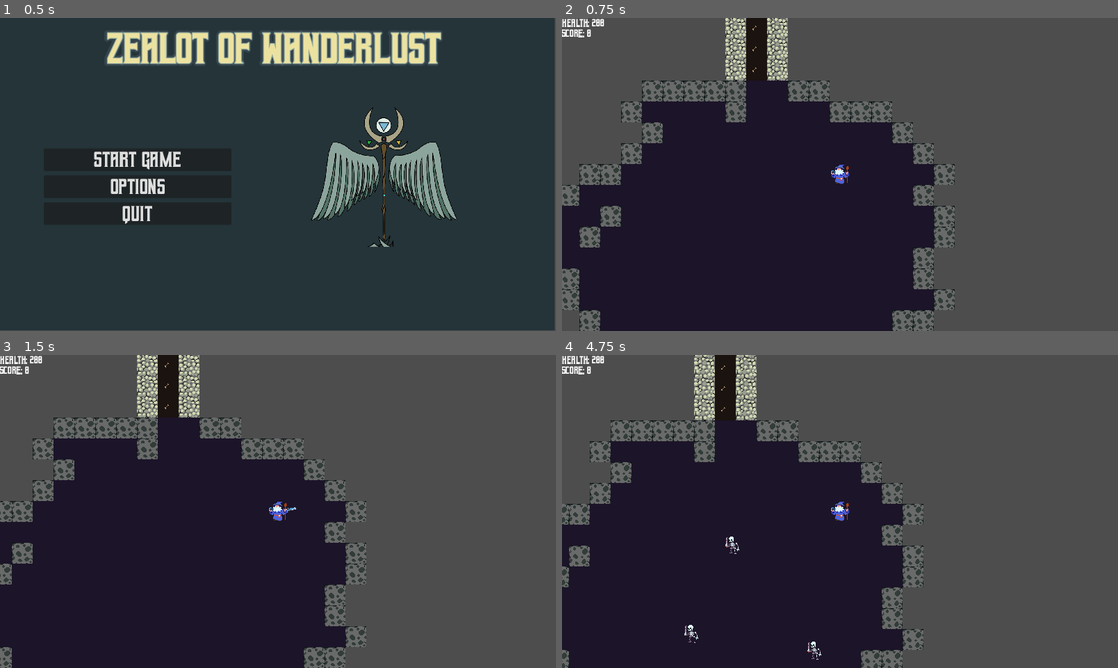
Above: before the commit, frames 1-4 (two rows, left to right).
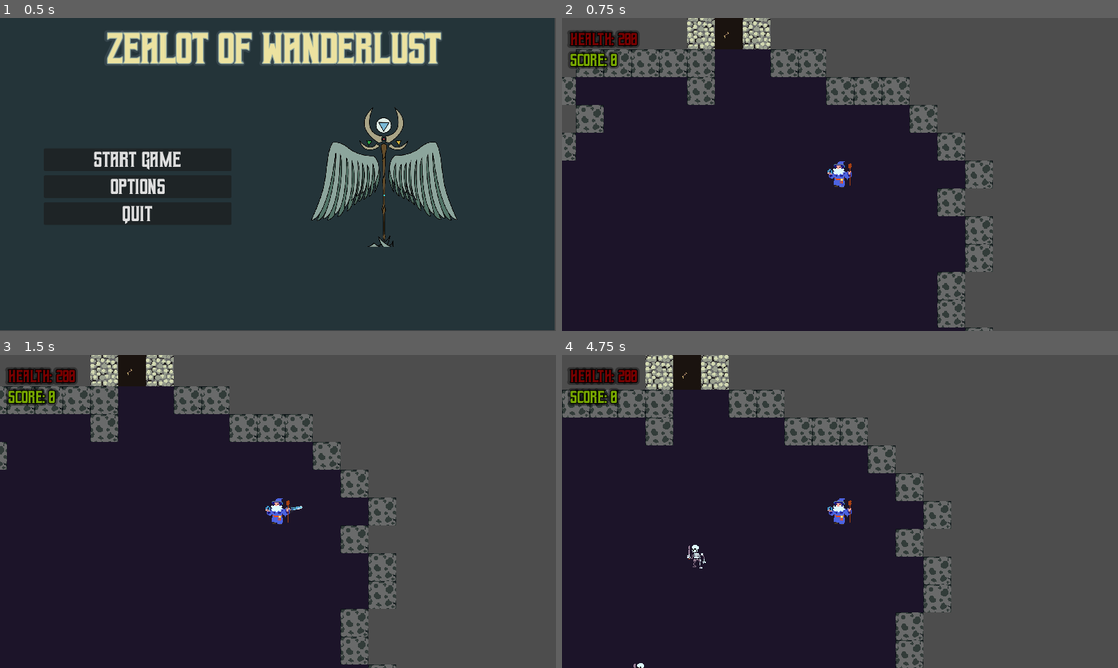
Above: after the commit, the same moments.

Repository: WizardsNStuff/Zealot-of-Wanderlust
Game: Godot game, scene res://Scenes/wizard_game.tscn
Same seed, same stepped clock (60 frames per second), same inputs: the game is played once before the commit and once after it.
Inputs:
- Up to frame 1 (0.5 s): no input
- Up to frame 2 (0.75 s): click "Start game" at 0.5 s
- Up to frame 3 (1.5 s): tap Enter at 1.25 s; hold D (ui_right) from 1.28 s (still down); tap Space (attack) at 1.35 s
- Up to frame 4 (4.75 s): release D (ui_right) at 2.03 s; hold S (ui_down) 2.03-2.78 s; tap Space (attack) every 0.75 s from 2.1 to 4.35 s; hold D (ui_right) 2.78-3.53 s; hold W (ui_up) 3.53-4.28 s; hold A (ui_left) from 4.28 s (still down)

Frame 1 is identical in both runs. In frame 2, 24% of the frame differs, in the area x 0-78%, y 0-100%; in frame 3, 20%; in frame 4, 19%.

Commit message:
fixed key mechanic - now key is given when last enemy is killed - changed score and health label - added key animation - fixed stair entering mechanic

Diff:
--- a/zealot-of-wanderlust/Enemy Testing/enemy_1.gd
+++ b/zealot-of-wanderlust/Enemy Testing/enemy_1.gd
@@ -20,7 +20,9 @@
 	health -= damage_amount
 	if health <= 0:
 		controller.update_score(score)
-		queue_free()
+		if controller.check_key_status():
+			controller.give_player_key()
+		self.queue_free()
 
 func startCooldown(delta: float) -> void:
 	if cooldown > 0:
--- a/zealot-of-wanderlust/Scenes/player.tscn
+++ b/zealot-of-wanderlust/Scenes/player.tscn
@@ -195,4 +195,4 @@
 }
 
 [node name="Camera2D" type="Camera2D" parent="."]
-zoom = Vector2(1.5, 1.5)
+zoom = Vector2(2, 2)
--- a/zealot-of-wanderlust/Scenes/view.tscn
+++ b/zealot-of-wanderlust/Scenes/view.tscn
@@ -1,20 +1,303 @@
-[gd_scene load_steps=6 format=3 uid="uid://b2hi00650vmq1"]
+[gd_scene load_steps=36 format=3 uid="uid://b2hi00650vmq1"]
 
 [ext_resource type="Script" path="res://Scripts/view.gd" id="1_yc6w3"]
 [ext_resource type="PackedScene" uid="uid://m28273i40xcl" path="res://Scenes/main_menu.tscn" id="2_v62gn"]
 [ext_resource type="PackedScene" uid="uid://bu75n3pwlpxd4" path="res://Scenes/game_over.tscn" id="3_vdvbm"]
 [ext_resource type="FontFile" uid="uid://dguq661xgdfvr" path="res://Assets/Geizer.otf" id="4_x16ur"]
-
-[sub_resource type="LabelSettings" id="LabelSettings_agan8"]
+[ext_resource type="Texture2D" uid="uid://c7mr1dlng224o" path="res://Assets/key_32x32_24f.png" id="5_wn1ll"]
+
+[sub_resource type="LabelSettings" id="LabelSettings_p1aeb"]
+line_spacing = 5.0
 font = ExtResource("4_x16ur")
-font_size = 25
-
-[node name="View" type="CanvasLayer" node_paths=PackedStringArray("main_menu_node", "game_over_node", "health_label", "score_label")]
+font_size = 40
+font_color = Color(0.47451, 0, 0, 1)
+outline_size = 8
+outline_color = Color(0, 0, 0, 1)
+shadow_size = 25
+shadow_color = Color(0, 0, 0, 0.352941)
+shadow_offset = Vector2(-1, 0)
+
+[sub_resource type="LabelSettings" id="LabelSettings_i30tg"]
+line_spacing = 5.0
+font = ExtResource("4_x16ur")
+font_size = 40
+font_color = Color(0.47451, 0.666667, 0, 1)
+outline_size = 8
+outline_color = Color(0, 0, 0, 1)
+shadow_size = 25
+shadow_color = Color(0, 0, 0, 0.352941)
+shadow_offset = Vector2(-1, 0)
+
+[sub_resource type="AtlasTexture" id="AtlasTexture_hvp3n"]
+atlas = ExtResource("5_wn1ll")
+region = Rect2(0, 0, 32, 32)
+
+[sub_resource type="AtlasTexture" id="AtlasTexture_t44sx"]
+atlas = ExtResource("5_wn1ll")
+region = Rect2(32, 0, 32, 32)
+
+[sub_resource type="AtlasTexture" id="AtlasTexture_25fgi"]
+atlas = ExtResource("5_wn1ll")
+region = Rect2(64, 0, 32, 32)
+
+[sub_resource type="AtlasTexture" id="AtlasTexture_3dmoj"]
+atlas = ExtResource("5_wn1ll")
+region = Rect2(96, 0, 32, 32)
+
+[sub_resource type="AtlasTexture" id="AtlasTexture_fphaf"]
+atlas = ExtResource("5_wn1ll")
+region = Rect2(128, 0, 32, 32)
+
+[sub_resource type="AtlasTexture" id="AtlasTexture_yv2pf"]
+atlas = ExtResource("5_wn1ll")
+region = Rect2(160, 0, 32, 32)
+
+[sub_resource type="AtlasTexture" id="AtlasTexture_gqdt5"]
+atlas = ExtResource("5_wn1ll")
+region = Rect2(192, 0, 32, 32)
+
+[sub_resource type="AtlasTexture" id="AtlasTexture_jhv4j"]
+atlas = ExtResource("5_wn1ll")
+region = Rect2(224, 0, 32, 32)
+
+[sub_resource type="AtlasTexture" id="AtlasTexture_6emao"]
+atlas = ExtResource("5_wn1ll")
+region = Rect2(256, 0, 32, 32)
+
+[sub_resource type="AtlasTexture" id="AtlasTexture_c6r4e"]
+atlas = ExtResource("5_wn1ll")
+region = Rect2(288, 0, 32, 32)
+
+[sub_resource type="AtlasTexture" id="AtlasTexture_ps0pm"]
+atlas = ExtResource("5_wn1ll")
+region = Rect2(320, 0, 32, 32)
+
+[sub_resource type="AtlasTexture" id="AtlasTexture_huojr"]
+atlas = ExtResource("5_wn1ll")
+region = Rect2(352, 0, 32, 32)
+
+[sub_resource type="AtlasTexture" id="AtlasTexture_t07b7"]
+atlas = ExtResource("5_wn1ll")
+region = Rect2(384, 0, 32, 32)
+
+[sub_resource type="AtlasTexture" id="AtlasTexture_m8yxu"]
+atlas = ExtResource("5_wn1ll")
+region = Rect2(416, 0, 32, 32)
+
+[sub_resource type="AtlasTexture" id="AtlasTexture_4ylhk"]
+atlas = ExtResource("5_wn1ll")
+region = Rect2(448, 0, 32, 32)
+
+[sub_resource type="AtlasTexture" id="AtlasTexture_8ojob"]
+atlas = ExtResource("5_wn1ll")
+region = Rect2(480, 0, 32, 32)
+
+[sub_resource type="AtlasTexture" id="AtlasTexture_itw44"]
+atlas = ExtResource("5_wn1ll")
+region = Rect2(512, 0, 32, 32)
+
+[sub_resource type="AtlasTexture" id="AtlasTexture_te78c"]
+atlas = ExtResource("5_wn1ll")
+region = Rect2(544, 0, 32, 32)
+
+[sub_resource type="AtlasTexture" id="AtlasTexture_kpls8"]
+atlas = ExtResource("5_wn1ll")
+region = Rect2(576, 0, 32, 32)
+
+[sub_resource type="AtlasTexture" id="AtlasTexture_n6kdt"]
+atlas = ExtResource("5_wn1ll")
+region = Rect2(608, 0, 32, 32)
+
+[sub_resource type="AtlasTexture" id="AtlasTexture_iry3i"]
+atlas = ExtResource("5_wn1ll")
+region = Rect2(640, 0, 32, 32)
+
+[sub_resource type="AtlasTexture" id="AtlasTexture_or5gh"]
+atlas = ExtResource("5_wn1ll")
+region = Rect2(672, 0, 32, 32)
+
+[sub_resource type="AtlasTexture" id="AtlasTexture_a8ob1"]
+atlas = ExtResource("5_wn1ll")
+region = Rect2(704, 0, 32, 32)
+
+[sub_resource type="AtlasTexture" id="AtlasTexture_lxm16"]
+atlas = ExtResource("5_wn1ll")
+region = Rect2(736, 0, 32, 32)
+
+[sub_resource type="SpriteFrames" id="SpriteFrames_cqj4j"]
+animations = [{
+"frames": [{
+"duration": 0.5,
+"texture": SubResource("AtlasTexture_hvp3n")
+}, {
+"duration": 1.0,
+"texture": SubResource("AtlasTexture_t44sx")
+}, {
+"duration": 1.0,
+"texture": SubResource("AtlasTexture_25fgi")
+}, {
+"duration": 1.0,
+"texture": SubResource("AtlasTexture_3dmoj")
+}, {
+"duration": 1.0,
+"texture": SubResource("AtlasTexture_fphaf")
+}, {
+"duration": 1.0,
+"texture": SubResource("AtlasTexture_yv2pf")
+}, {
+"duration": 1.0,
+"texture": SubResource("AtlasTexture_gqdt5")
+}, {
+"duration": 1.0,
+"texture": SubResource("AtlasTexture_jhv4j")
+}, {
+"duration": 1.0,
+"texture": SubResource("AtlasTexture_6emao")
+}, {
+"duration": 1.0,
+"texture": SubResource("AtlasTexture_c6r4e")
+}, {
+"duration": 1.0,
+"texture": SubResource("AtlasTexture_ps0pm")
+}, {
+"duration": 1.0,
+"texture": SubResource("AtlasTexture_huojr")
+}, {
+"duration": 1.0,
+"texture": SubResource("AtlasTexture_t07b7")
+}, {
+"duration": 1.0,
+"texture": SubResource("AtlasTexture_m8yxu")
+}, {
+"duration": 1.0,
+"texture": SubResource("AtlasTexture_4ylhk")
+}, {
+"duration": 1.0,
+"texture": SubResource("AtlasTexture_8ojob")
+}, {
+"duration": 1.0,
+"texture": SubResource("AtlasTexture_itw44")
+}, {
+"duration": 1.0,
+"texture": SubResource("AtlasTexture_te78c")
+}, {
+"duration": 1.0,
+"texture": SubResource("AtlasTexture_kpls8")
+}, {
+"duration": 1.0,
+"texture": SubResource("AtlasTexture_n6kdt")
+}, {
+"duration": 1.0,
+"texture": SubResource("AtlasTexture_iry3i")
+}, {
+"duration": 1.0,
+"texture": SubResource("AtlasTexture_or5gh")
+}, {
+"duration": 1.0,
+"texture": SubResource("AtlasTexture_a8ob1")
+}, {
+"duration": 1.0,
+"texture": SubResource("AtlasTexture_lxm16")
+}],
+"loop": true,
+"name": &"key_spin",
+"speed": 12.0
+}]
+
+[sub_resource type="Animation" id="Animation_383ec"]
+resource_name = "key_display"
+length = 2.0
+tracks/0/type = "value"
+tracks/0/imported = false
+tracks/0/enabled = true
+tracks/0/path = NodePath(".:scale")
+tracks/0/interp = 1
+tracks/0/loop_wrap = true
+tracks/0/keys = {
+"times": PackedFloat32Array(0, 0.666667, 1.4, 2),
+"transitions": PackedFloat32Array(1, 1, 1, 1),
+"update": 0,
+"values": [Vector2(1, 1), Vector2(3.1276, 3.1276), Vector2(3.1276, 3.1276), Vector2(1.71875, 1.71875)]
+}
+tracks/1/type = "value"
+tracks/1/imported = false
+tracks/1/enabled = true
+tracks/1/path = NodePath(".:position")
+tracks/1/interp = 1
+tracks/1/loop_wrap = true
+tracks/1/keys = {
+"times": PackedFloat32Array(0, 0.666667, 1.4, 2),
+"transitions": PackedFloat32Array(1, 1, 1, 1),
+"update": 0,
+"values": [Vector2(640, 360), Vector2(493, 312), Vector2(493, 312), Vector2(53, 158)]
+}
+tracks/2/type = "value"
+tracks/2/imported = false
+tracks/2/enabled = true
+tracks/2/path = NodePath(".:modulate")
+tracks/2/interp = 1
+tracks/2/loop_wrap = true
+tracks/2/keys = {
+"times": PackedFloat32Array(-0.233333, 0, 0.8),
+"transitions": PackedFloat32Array(1, 1, 1),
+"update": 0,
+"values": [Color(1, 1, 1, 0), Color(1, 1, 1, 0), Color(1, 1, 1, 1)]
+}
+
+[sub_resource type="Animation" id="Animation_j8jwg"]
+length = 2.0
+step = 2.0
+tracks/0/type = "value"
+tracks/0/imported = false
+tracks/0/enabled = true
+tracks/0/path = NodePath(".:scale")
+tracks/0/interp = 1
+tracks/0/loop_wrap = true
+tracks/0/keys = {
+"times": PackedFloat32Array(0),
+"transitions": PackedFloat32Array(1),
+"update": 0,
+"values": [Vector2(1, 1)]
+}
+tracks/1/type = "value"
+tracks/1/imported = false
+tracks/1/enabled = true
+tracks/1/path = NodePath(".:position")
+tracks/1/interp = 1
+tracks/1/loop_wrap = true
+tracks/1/keys = {
+"times": PackedFloat32Array(0),
+"transitions": PackedFloat32Array(1),
+"update": 0,
+"values": [Vector2(640, 360)]
+}
+tracks/2/type = "value"
+tracks/2/imported = false
+tracks/2/enabled = true
+tracks/2/path = NodePath(".:modulate")
+tracks/2/interp = 1
+tracks/2/loop_wrap = true
+tracks/2/keys = {
+"times": PackedFloat32Array(0),
+"transitions": PackedFloat32Array(1),
+"update": 0,
+"values": [Color(1, 1, 1, 0)]
+}
+
+[sub_resource type="AnimationLibrary" id="AnimationLibrary_psqwl"]
+_data = {
+"RESET": SubResource("Animation_j8jwg"),
+"key_display": SubResource("Animation_383ec")
+}
+
+[node name="View" type="CanvasLayer" node_paths=PackedStringArray("main_menu_node", "game_over_node", "health_label", "score_label", "animated_key_sprite", "key_animation_player")]
 script = ExtResource("1_yc6w3")
 main_menu_node = NodePath("MainMenu")
 game_over_node = NodePath("GameOver")
 health_label = NodePath("PlayerHealth")
 score_label = NodePath("PlayerScore")
+animated_key_sprite = NodePath("Key")
+key_animation_player = NodePath("Key/AnimationPlayer")
 
 [node name="MainMenu" parent="." node_paths=PackedStringArray("view") instance=ExtResource("2_v62gn")]
 view = NodePath("..")
@@ -25,16 +308,33 @@
 
 [node name="PlayerHealth" type="Label" parent="."]
 visible = false
-offset_right = 40.0
-offset_bottom = 23.0
-text = "Health: 200"
-label_settings = SubResource("LabelSettings_agan8")
+offset_left = 19.0
+offset_top = 31.0
+offset_right = 129.0
+offset_bottom = 101.0
+text = "HEALTH: "
+label_settings = SubResource("LabelSettings_p1aeb")
+horizontal_alignment = 1
 
 [node name="PlayerScore" type="Label" parent="."]
 visible = false
-offset_left = -1.0
-offset_top = 24.0
-offset_right = 66.0
-offset_bottom = 47.0
+offset_left = 20.0
+offset_top = 78.0
+offset_right = 137.0
+offset_bottom = 118.0
 text = "Score: 0"
-label_settings = SubResource("LabelSettings_agan8")
+label_settings = SubResource("LabelSettings_i30tg")
+
+[node name="Key" type="AnimatedSprite2D" parent="."]
+visible = false
+modulate = Color(1, 1, 1, 0)
+texture_filter = 1
+position = Vector2(640, 360)
+sprite_frames = SubResource("SpriteFrames_cqj4j")
+animation = &"key_spin"
+frame_progress = 0.193043
+
+[node name="AnimationPlayer" type="AnimationPlayer" parent="Key"]
+libraries = {
+"": SubResource("AnimationLibrary_psqwl")
+}
--- a/zealot-of-wanderlust/Scripts/controller.gd
+++ b/zealot-of-wanderlust/Scripts/controller.gd
@@ -131,6 +131,7 @@
 				player.visible = true
 
 				view.health_label.visible = true
+				view.health_label.text = "HEALTH: " + str(player.health)
 				view.score_label.visible = true
 
 				# mark the dungeon generation as successful
@@ -152,6 +153,7 @@
 				model.stop_timer.stop()
 				model.stop_timer.timeout.connect(enemy_spawning_finished)
 
+				model.spawning_enabled = true
 				model.stop_timer.start()
 				model.spawn_timer.start()
 
@@ -866,6 +868,7 @@
 func give_player_key():
 	# set the key flag to true in the proc gen data
 	proc_gen_data.has_key = true
+	view.play_key_animation()
 
 # handle player collision with a door
 func handle_door_collision(collider : Object) -> void:
@@ -876,6 +879,8 @@
 		# set key flag to false after use
 		proc_gen_data.has_key = false
 
+		view.stop_key_animation()
+
 		if (proc_gen_data.current_room.next_room != null):
 			proc_gen_data.current_room = proc_gen_data.current_room.next_room
 
@@ -883,14 +888,26 @@
 			model.spawn_timer.disconnect("timeout", spawn_enemies_in_room)
 			model.spawn_timer.timeout.connect(spawn_enemies_in_room.bind(proc_gen_data.current_room))
 			model.stop_timer.stop()
+			model.spawning_enabled = true
 			model.stop_timer.start()
 			model.spawn_timer.start()
 
+# handle player collision with a stair
+func handle_stair_collision(collider : Object) -> void:
+	# check if the player has a key
+	if proc_gen_data.has_key:
+
+		# set key flag to false after use
+		proc_gen_data.has_key = false
+
+		view.stop_key_animation()
+
+		start_level()
 
 func enemy_spawning_finished() -> void:
 	model.stop_timer.stop()
 	model.spawn_timer.stop()
-	give_player_key()
+	model.spawning_enabled = false
 
 func handle_input() -> void:
 	# get the input direction for movement
@@ -1040,6 +1057,16 @@
 			paint_single_tile(proc_gen_data.floor_tilemap_layer, floor_atlas_id, tile, floor_tile_pos)
 
 
+func get_living_enemy_count() -> int:
+	return model.enemy_spawner.get_child_count(false)
+
+# gets called in the enemy script when the enemy health reaches 0 the enemy is
+# queue_freed directly after this check hence the check for 1 livig enemt and not 0
+func check_key_status() -> bool:
+	if get_living_enemy_count() == 1 && model.spawning_enabled == false:
+		return true
+	return false
+
 # handle player movement and player interactions in each frame
 func _physics_process(delta: float) -> void:
 	# check if the dungeon has been created before allowing interactions
@@ -1079,4 +1106,4 @@
 
 				# check if collision is with a staircase
 				if (collider_name.contains("Staircase")):
-					start_level()
+					handle_stair_collision(collider)
--- a/zealot-of-wanderlust/Scripts/model.gd
+++ b/zealot-of-wanderlust/Scripts/model.gd
@@ -13,6 +13,8 @@
 var spawn_timer : Timer
 var stop_timer : Timer
 
+var spawning_enabled = true
+
 @export var timers : Node
 
 # Enemies
--- a/zealot-of-wanderlust/Scripts/view.gd
+++ b/zealot-of-wanderlust/Scripts/view.gd
@@ -7,6 +7,8 @@
 @export var game_over_node : GameOver
 @export var health_label : Label
 @export var score_label : Label
+@export var animated_key_sprite : AnimatedSprite2D
+@export var key_animation_player : AnimationPlayer
 
 func start_level() -> void:
 	controller.start_level()
@@ -17,6 +19,16 @@
 	controller.start_level()
 	$GameOver.hide()
 
+func play_key_animation() -> void:
+	animated_key_sprite.visible = true
+	animated_key_sprite.play("key_spin")
+	key_animation_player.play("key_display")
+
+func stop_key_animation() -> void:
+	animated_key_sprite.visible = false
+	animated_key_sprite.stop()
+	key_animation_player.stop()
+
 func game_over() -> void:
 	game_over_node.score_label.text = "Score: " + str(controller.player.score)
 	$MainMenu.hide()
Binary file added: zealot-of-wanderlust/Assets/key_32x32_24f.png
Not shown, added: zealot-of-wanderlust/Assets/key_32x32_24f.png.import
